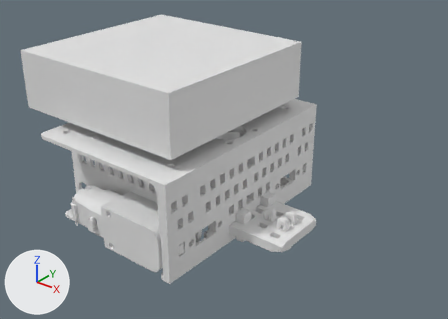
Before and after pictures for a commit that changed the Blender file 0.1.2.blend.
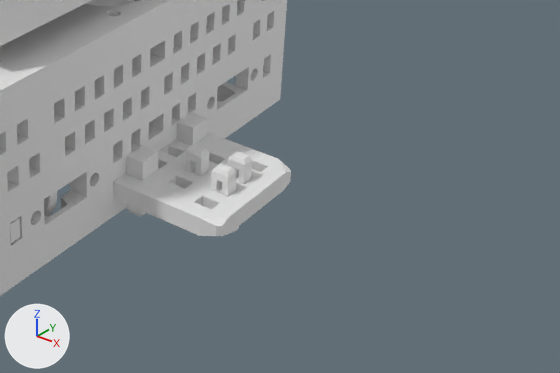
Old and new are each drawn whole from a 50 mm camera at (160.1, -221.3, 171.3) aimed at (-13.5, -4.3, 36.7) and again close up on the part from 39% to 100% of the width and 43% to 100% of the height. Every picture has the same lights, and +X, +Y and +Z are marked at lower left.

Before the edit, the objects in view are built like this:
```python
me_draw_panel = bpy.data.meshes.new('draw panel')
me_draw_panel.from_pydata(...)  # 304 vertices, 387 faces, 1 loose edge; spans x -1.14..3.66, y -1.35..1.35, z -5.0..5.0
me_front_castor = bpy.data.meshes.new('front castor')
me_front_castor.from_pydata(...)  # 281 vertices, 327 faces; spans x -12.4..2.4, y -15.9..4.0, z -8.6..1.7
me_pcb = bpy.data.meshes.new('PCB')
me_pcb.from_pydata(...)  # a box spanning x -50.0..50.0, y -50.0..50.0, z -50.0..50.0
ob_draw_panel = bpy.data.objects.new('draw panel', me_draw_panel)
ob_draw_panel.location = (-15.7, 0.0, 7.5)
ob_draw_panel.scale = (12.5, 12.5, 1.0)
ob_front_castor = bpy.data.objects.new('front castor', me_front_castor)
ob_front_castor.location = (22.4, -3.5, 12.0)
ob_front_castor.rotation_euler = (1.571, 0.0, 0.0)  # degrees (90, 0, 0)
ob_pcb = bpy.data.objects.new('PCB', me_pcb)
ob_pcb.location = (-55.7, 0.0, 71.0)
ob_pcb.scale = (1.0, 1.0, 0.3)
# also in view: '10' at (2.6, -9.0, 6.9); '5' at (2.6, 12.0, 9.5); 'frame' at (-42.5, 0.0, 25.0)
```
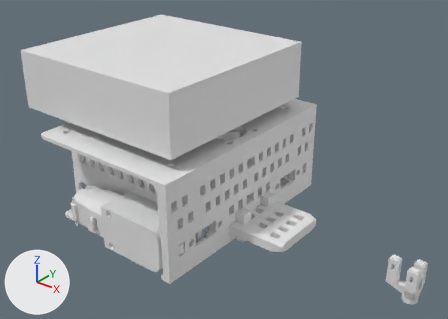
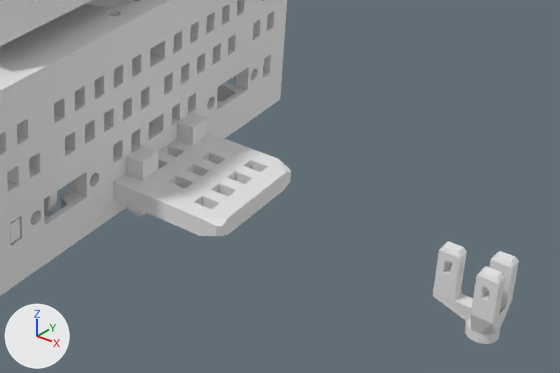
The change in detail:
Object 'front castor' (ob_front_castor) moves from (22.4, -3.5, 12.0) to (88.3, -3.5, 12.0).

Pixel boxes [x1, y1, x2, y2] of what changed, in the close-ups (560 x 373 px):
'front castor', moved: before [185, 144, 252, 233]; after [433, 241, 519, 344]
